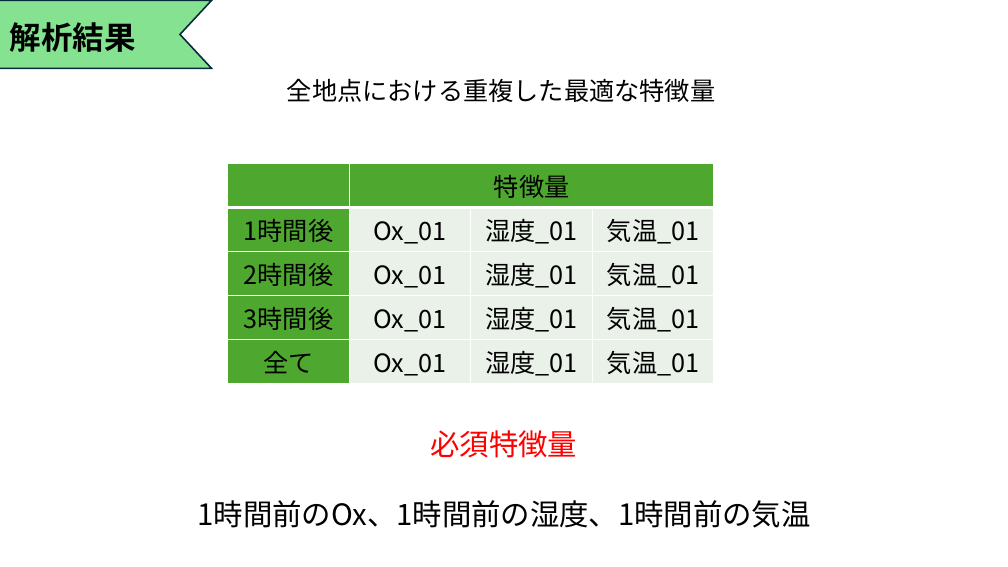
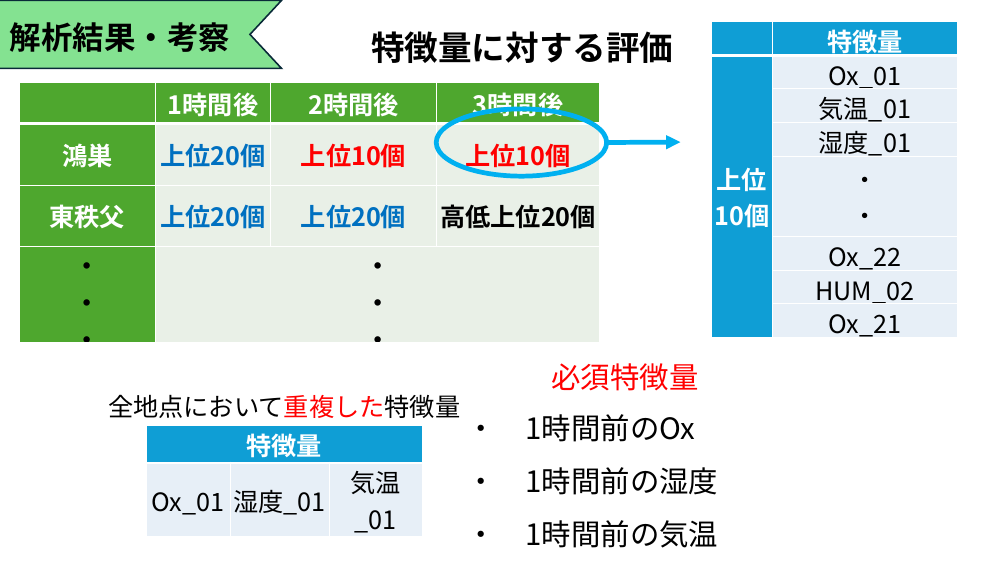
Before and after one commit to Tatsuki0623/lab, a slide deck: slide 14 of out_data/21T7-008.pptx (slide 13 before the commit). Drawn at 1008x567 pixels with LibreOffice and Linux fonts; fonts in the diff are those of the drawing. Boxes give left, top, right and bottom in pixels: in the first picture for what was removed or moved away, otherwise in the second. Text is boxed around its words. In the diff, an @@ line names an element or a change of style, - is before the commit and + after.

```diff
--- a/out_data/21T7-008.pptx
+++ b/out_data/21T7-008.pptx
@@ chevron: place and size @@
-chevron at (0,1,212,69)
+chevron at (0,1,281,69)
@@ text at (10,22,230,52): text changed @@
-解析結果
+解析結果・考察
@@ table added at (711,22,957,341), 8 rows, 2 columns @@
+ | 特徴量
+上位 / 10個 | Ox_01
+ | 気温_01
+ | 湿度_01
+ | ・ ・
+ | Ox_22
+ | HUM_02
+ | Ox_21
@@ text added at (371,31,673,63), 32 pt, text #000000, bold @@
+特徴量に対する評価
@@ table added at (19,82,600,360), 4 rows, 4 columns @@
+ | 1時間後 | 2時間後 | 3時間後
+鴻巣 | 上位20個 | 上位10個 | 上位10個
+東秩父 | 上位20個 | 上位20個 | 高低上位20個
+・ / ・ / ・ | ・ / ・ / ・ |  | 
@@ ellipse added at (436,109,606,176), outline #00B0F0 4.5 pt @@
@@ arrow added from (606, 143) to (681, 142), #00B0F0 4.5 pt @@
@@ text "必須特徴量": place and size @@
-text "必須特徴量" at (431,430,578,458)
+text "必須特徴量" at (552,363,699,391)
@@ text "必須特徴量" at (552,363,699,391): line spacing 1 to 1.5 @@
@@ text at (108,394,460,418): text changed @@
-全地点における重複した最適な特徴量
+全地点において重複した特徴量
@@ text at (467,414,718,548): text changed @@
-1時間前のOx、1時間前の湿度、1時間前の気温
+・ 1時間前のOx
+・ 1時間前の湿度
+・ 1時間前の気温
@@ table at (146,426,422,537) @@
- | 特徴量 |  | 
-1時間後 | Ox_01 | 湿度_01 | 気温_01
-2時間後 | Ox_01 | 湿度_01 | 気温_01
-3時間後 | Ox_01 | 湿度_01 | 気温_01
-全て | Ox_01 | 湿度_01 | 気温_01
+特徴量 |  | 
+Ox_01 | 湿度_01 | 気温_01
@@ table: place and size @@
-table at (228,163,715,383)
+table at (146,426,422,537)
```
Also in this commit, not shown: 10 other slides changed, 3 slides added.
